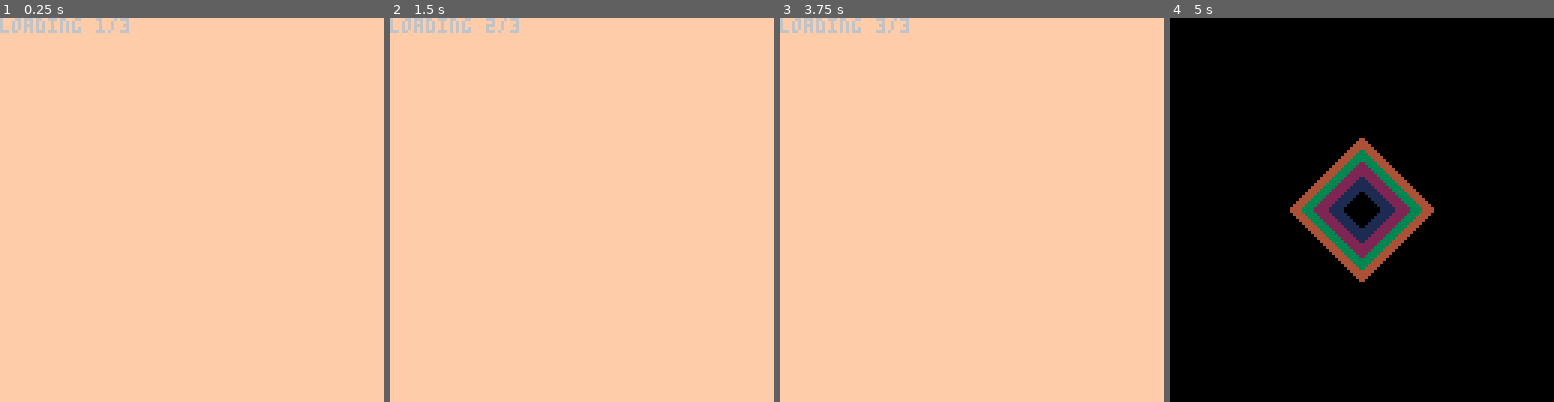
Above: before the commit, frames 1-4 (left to right).
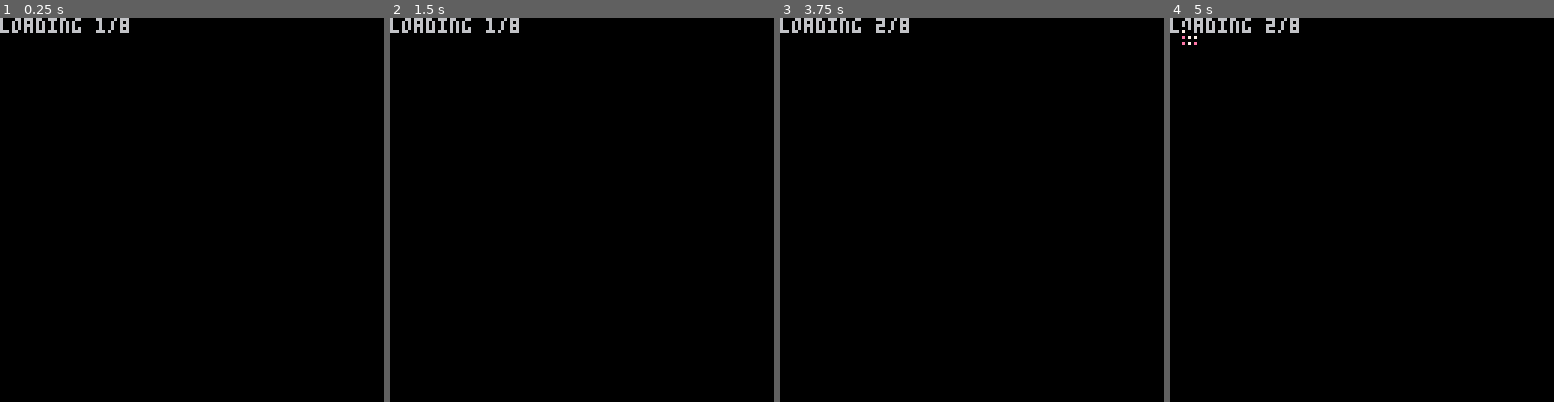
Above: after the commit, the same moments.

Repository: sourencho/pico-march
Game: PICO-8 cartridge raymarch.p8
Two runs of this game, one before a commit and one after it. Both use one fixed random seed, a clock stepped at 60 frames per second and the inputs below.
Inputs:
- Up to frame 1 (0.25 s): no input
- Up to frame 2 (1.5 s): no input
- Up to frame 3 (3.75 s): no input
- Up to frame 4 (5 s): no input

The runs differ from the first frame. In frame 1, 99% of the frame differs, in the area x 0-100%, y 0-100%; in frame 2, 99%; in frame 3, 99%; in frame 4, 7.4%.

Commit message:
Fix code

Diff:
--- a/raymarch.p8
+++ b/raymarch.p8
@@ -6,9 +6,10 @@
 cam_org = {x=0.0, y=0.0, z=-2.0}
 offset = 1.5
 frames = {}
-frame_count = 3
-frame_index = 1
-slow = 3
+frame_count = 8.
+frame_index = 1.
+slow = 2
+tick = 0
 -->8
 -- vector
 
@@ -78,7 +79,7 @@
 end
 
 function scene(ray, n)
-    -- ray = v_roty(ray, n/frame_count)
+    ray = v_roty(ray, n/frame_count/4.)
     size = 0.5
     ray = v_abs(ray)
     d = (ray.x+ray.y+ray.z-size)*0.57735027
@@ -95,12 +96,12 @@
     ray = ray_org
     dist = 0.0
     tot_dist = 0.0
-    max_dist = 1.
-    for i=1,4 do
+    max_dist = 1.0
+    for i=1,8 do
         dist = scene(ray, n)
         ray = v_add(ray, v_mul(ray_dir, dist))
         if dist <= 0.01 then
-            return tot_dist/max_dist
+            return tot_dist/max_dist + 8
         end
         tot_dist = tot_dist + dist
     end
@@ -130,7 +131,7 @@
 end
 
 function draw_frame(n)
-    cls(15)
+    cls(0)
     for x=0,127 do
         for y=0,127 do
             draw_pixel(
@@ -147,21 +148,21 @@
 
 function _init()
     for n=1,frame_count do
-      cls(15)
+      cls(0)
       print("loading " ..n.. "/" ..frame_count)
       fill_frame(n)
     end
 end
 
 function _draw()
-    if slow % 3 == 0 then
+    if tick % slow == 0 then
       draw_frame(frame_index)
       frame_index = frame_index + 1
       if frame_index > frame_count then
         frame_index = 1
       end
     end
-    slow = slow + 1
+    tick = tick + 1
 end
 
 -->8
